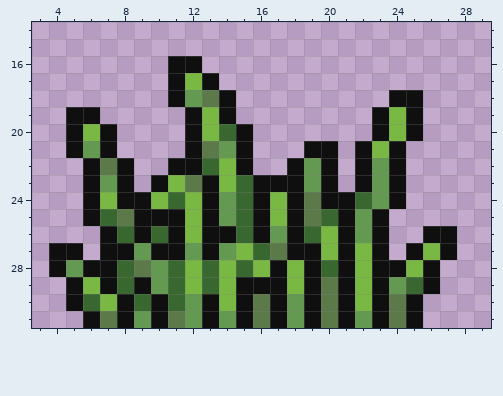
Pixel-art sprite -- VoxelTest/VoxelTestContent/Entities/Plants/grass.png. Above: the version before the commit.
The file is 32x32 pixels. Shown: x 3..29, y 14..31.
The same view after the edit:
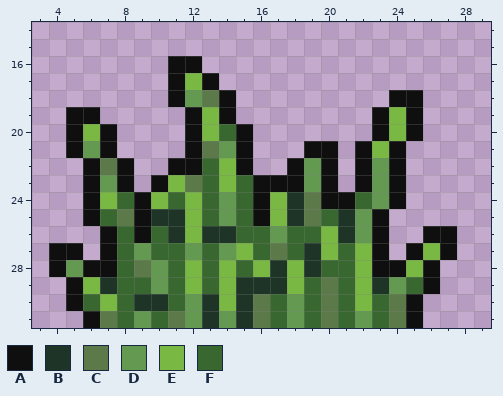
Palette (. is transparent): A #0f0f0f  B #1d3426  C #5c7949  D #639950  E #79b842  F #386830
The exact change:
Changed rows in their new state; - is an unchanged pixel.
first column x 7:
23 ------F----------
24 -F----F----B-----
25 ---BB-F----B--B--
26 ----B-BB-F-F--B--
27 -F-FF-F----FB-F--
28 ----------B-B-F--
29 B-F-----BBB-F-F-B
30 -FBB--B-B-F-F-F-F
31 -F-F--B-B-F-F-F-F
Changed places in both pictures, as pixel boxes (x1, y1, x2, y2):
changed: (100, 175, 389, 328)
